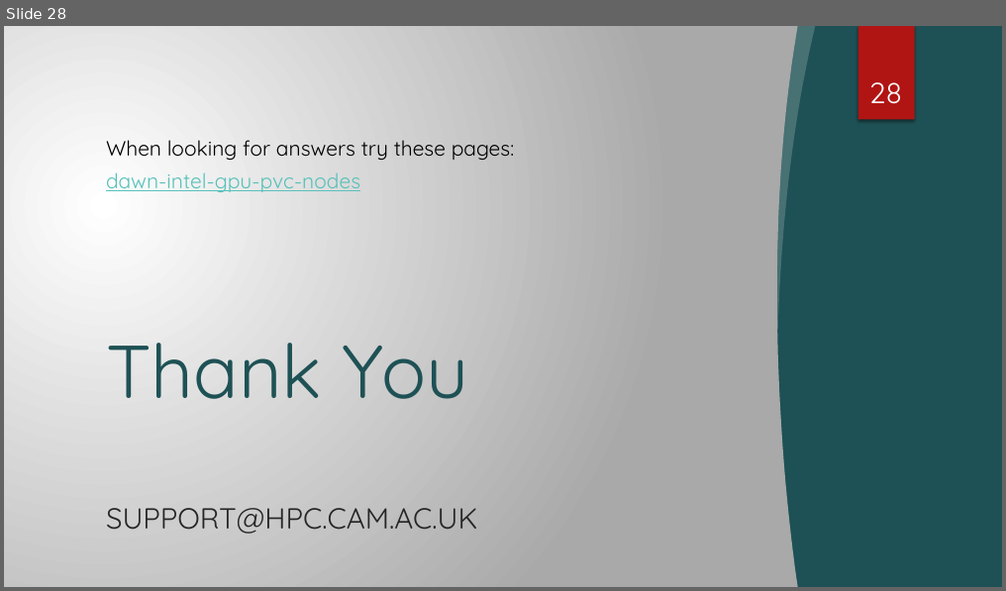
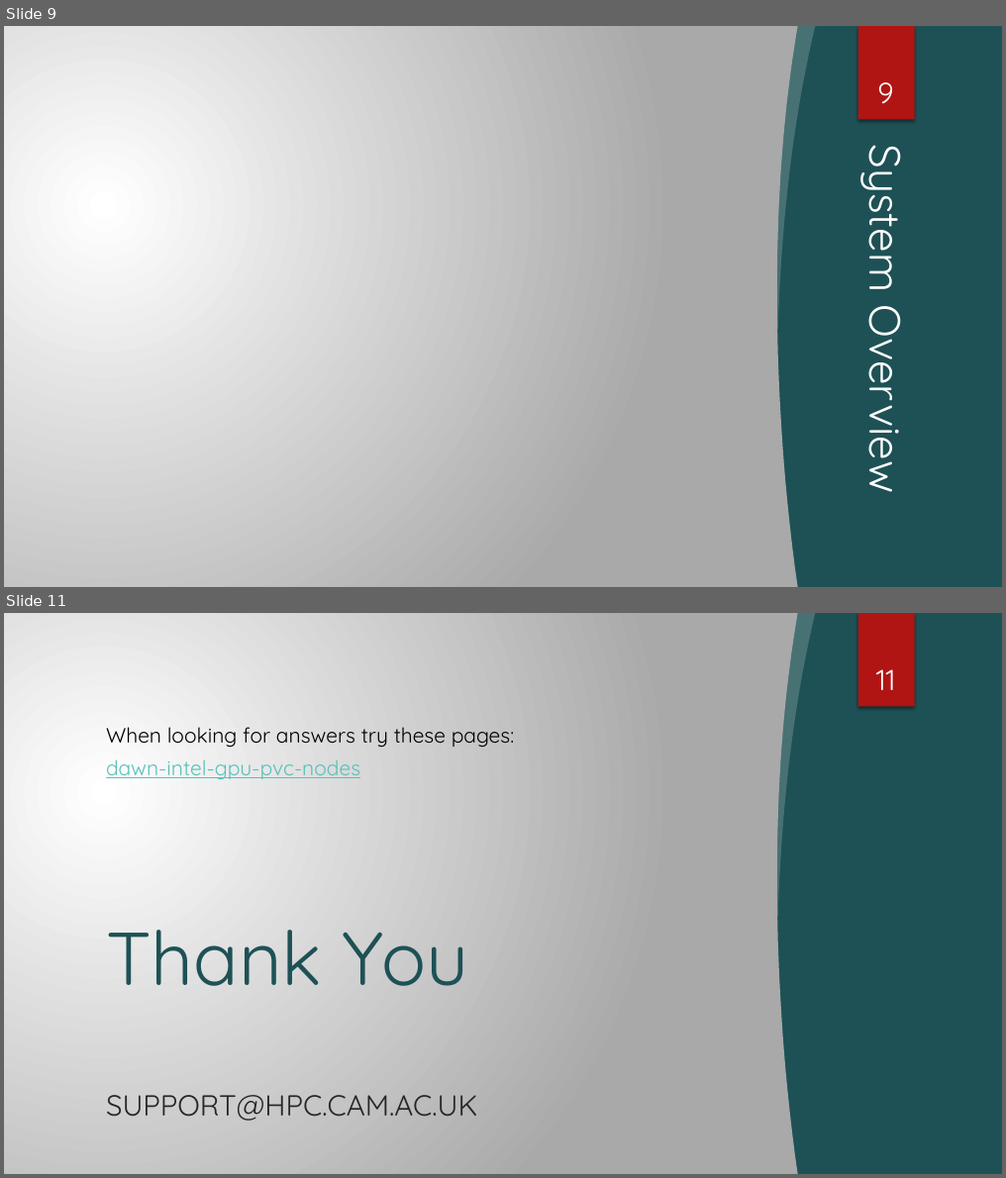
Before and after one commit to RSE-Cambridge/Intro-to-Dawn, a slide deck: Part3-PythonEnvironments/Slides/PyEnvs_onDAWN.pptx. Shown one above the other, each under a label of ours: slide 28 before the commit, slides 9 and 11 after it; the slides between them are not shown. The pictures are 1006x591 and 1006x1178 pixels, drawn with LibreOffice and Linux fonts; fonts in the diff are those of the drawing; grey boxes stand for pictures; background and template pictures are left out. Boxes give left, top, right and bottom in pixels: in the first picture for what was removed or moved away, otherwise in the second. Text is boxed around its words. In the diff, an @@ line names an element or a change of style, - is before the commit and + after.

```diff
--- a/Part3-PythonEnvironments/Slides/PyEnvs_onDAWN.pptx
+++ b/Part3-PythonEnvironments/Slides/PyEnvs_onDAWN.pptx
@@ slide 9 added at [4, 26, 1002, 587], background gradient #FFFFFF to #AAAAAA; not listed: 1 template element that a slide beside it also shows @@
@@ rectangle added at [4, 26, 1002, 587], fill #1E5155 @@
@@ freeform shape added at [4, 26, 798, 587], fill gradient #FFFFFF to #AAAAAA @@
@@ picture added at [659, 26, 790, 120] @@
@@ freeform shape added at [712, 26, 1002, 408], fill #F4A16F at 30% opacity @@
@@ freeform shape added at [770, 26, 816, 330], fill #F3F3F3 at 20% opacity @@
@@ rectangle added at [858, 26, 915, 120], fill #B01513 @@
@@ page number added at [877, 82, 893, 103], 28 pt, text #FFFFFF @@
+9
@@ freeform shape added at [810, 164, 1002, 587], outline #B01513 5.5 pt @@
@@ title added at [856, 160, 922, 487], 42 pt, text #FFFFFF @@
+System Overview
@@ picture added at [4, 245, 334, 587] @@
@@ picture added at [4, 263, 129, 457] @@
@@ picture added at [709, 525, 790, 587] @@
@@ what was slide 28 is now slide 11 @@
@@ page number at [876, 669, 896, 690]: text changed @@
-28
+11
```
Also in this commit, not shown: 3 slides changed, 6 other slides added, 24 slides removed, 1 other file.
